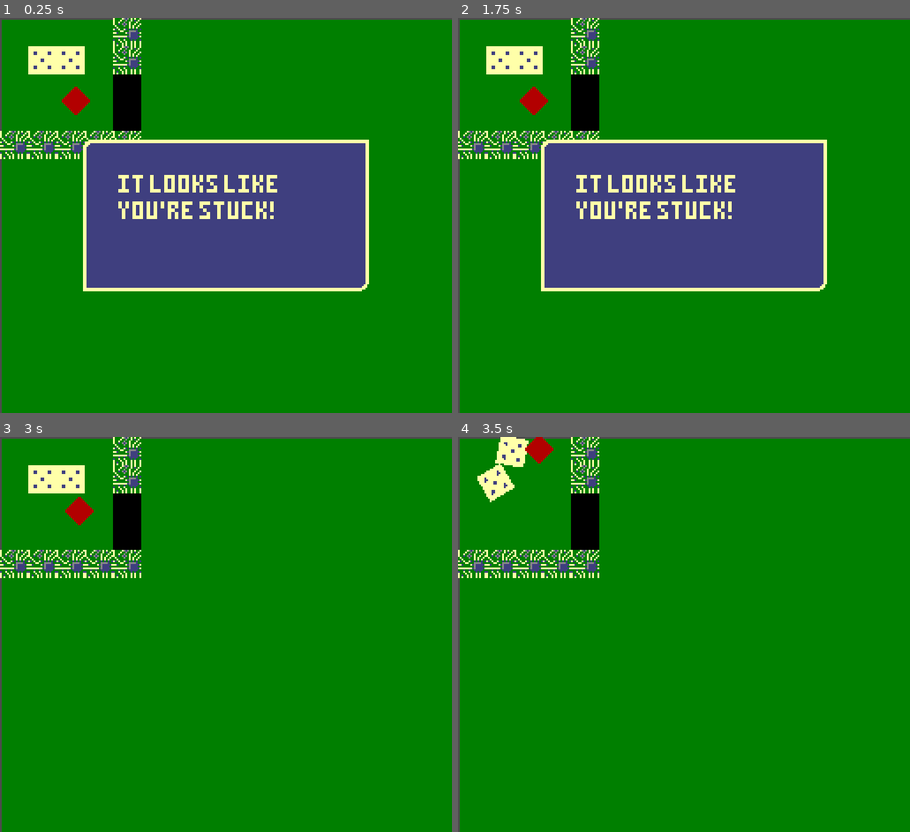
Above: before the commit, frames 1-4 (two rows, left to right).
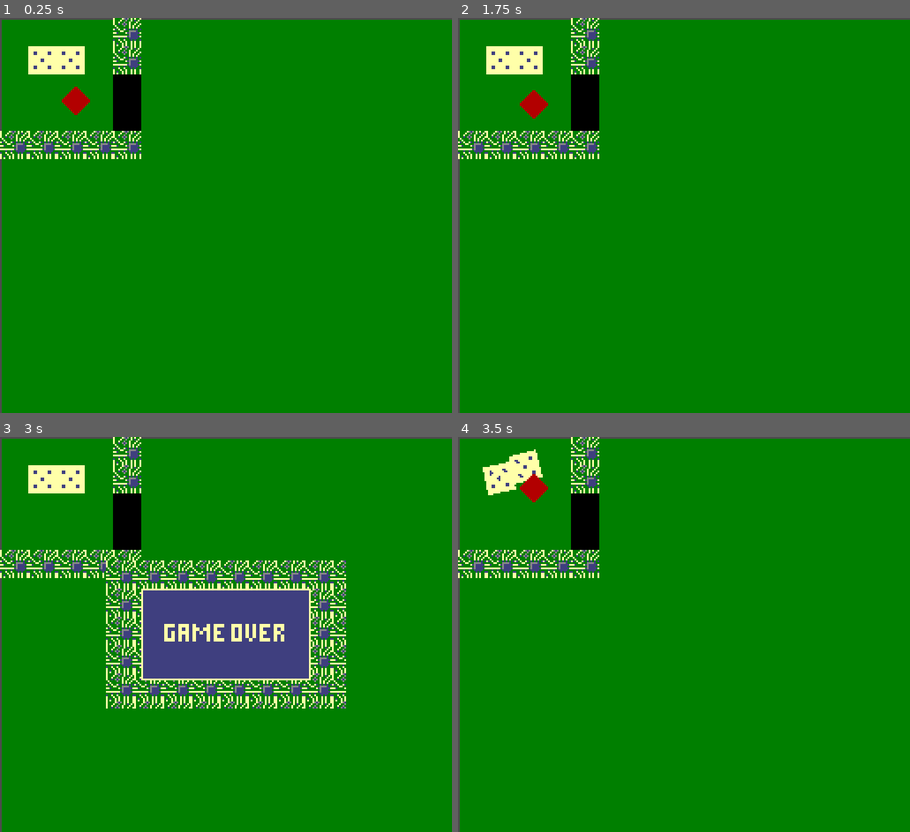
Above: after the commit, the same moments.

Repository: jonathandavidlewis/pair-programming-jam-00
Game: Godot game, scene res://src/Level001.tscn
Same seed, same stepped clock (60 frames per second), same inputs: the game is played once before the commit and once after it. This scene is started directly instead of the project's main scene. Sound files missing from this copy of the repository are replaced by a short silence.
Inputs:
- Up to frame 1 (0.25 s): no input
- Up to frame 2 (1.75 s): tap Enter (ui_accept) at 0.5, 0.77, 1.52 s; hold Right (ui_right) 0.53-1.28 s; hold Down (ui_down) from 1.28 s (still down)
- Up to frame 3 (3 s): release Down (ui_down) at 2.03 s; hold Right (ui_right) 2.03-2.78 s; tap Enter (ui_accept) at 2.75 s; hold Up (ui_up) from 2.78 s (still down)
- Up to frame 4 (3.5 s): keep holding Up (ui_up); tap Enter (ui_accept) at 3.02 s

The runs differ from the first frame. In frame 1, 24% of the frame differs, in the area x 18-82%, y 30-70%; in frame 2, 24%, in the area x 13-82%, y 17-70%; in frame 3, 14%; in frame 4, 1.4%.

Commit message:
remove unused node and function and comment.

Diff:
--- a/project/src/DialogManager.gd
+++ b/project/src/DialogManager.gd
@@ -13,15 +13,12 @@
 func _ready():
 	Signals.connect("all_goals_completed", self, "_on_all_goals_completed")
 	Signals.connect("player_died", self, "_on_player_died")
-	open_dialog("ItLooksLikeUrStuck")
 
 func _input(event):
 	if DIALOG_POPUP.visible and event.is_action_pressed("ui_accept"):
 		close_dialog()
 
 func _on_all_goals_completed():
-	# TODO: actually completele level??
-	# open dialog on level complete!!
 	open_dialog("LevelComplete", "level_completed")
 
 func _on_popup_hidden():
@@ -45,9 +42,6 @@
 	else:
 		Signals.emit_signal(on_close_signal_name, level)
 
-func show_end_level():
-	open_dialog("LevelComplete")
-
 func create_dialogs_dict(dialogs) -> Dictionary:
 	var dialogs_dict = {}
 	for dialog_node in dialogs:
--- a/project/src/DialogManager.tscn
+++ b/project/src/DialogManager.tscn
@@ -1,28 +1,9 @@
-[gd_scene load_steps=6 format=2]
+[gd_scene load_steps=5 format=2]
 
 [ext_resource path="res://src/GameDialog.tscn" type="PackedScene" id=1]
 [ext_resource path="res://src/DialogManager.gd" type="Script" id=2]
 [ext_resource path="res://asset/ui-theme.tres" type="Theme" id=3]
 [ext_resource path="res://src/GameOver.tscn" type="PackedScene" id=4]
-
-[sub_resource type="GDScript" id=3]
-script/source = "extends Node
-
-
-# Declare member variables here. Examples:
-# var a = 2
-# var b = \"text\"
-
-
-# Called when the node enters the scene tree for the first time.
-func _ready():
-	pass # Replace with function body.
-
-
-# Called every frame. 'delta' is the elapsed time since the previous frame.
-#func _process(delta):
-#	pass
-"
 
 [node name="DialogManager" type="Node"]
 pause_mode = 2
@@ -42,14 +23,74 @@
 theme = ExtResource( 3 )
 
 [node name="Dialog" type="Control" parent="PopupDialog"]
-visible = false
 theme = ExtResource( 3 )
-script = SubResource( 3 )
 
 [node name="LevelComplete" parent="PopupDialog/Dialog" instance=ExtResource( 1 )]
+visible = false
 
 [node name="ItLooksLikeUrStuck" parent="PopupDialog/Dialog" instance=ExtResource( 1 )]
-text = "It looks like you're stuck!"
+visible = false
+margin_left = 9.0
+margin_top = 11.0
+margin_right = 153.0
+margin_bottom = 75.0
+text = "It looks like your stuck."
+
+[node name="SToMove" parent="PopupDialog/Dialog" instance=ExtResource( 1 )]
+visible = false
+margin_left = 9.0
+margin_top = 11.0
+margin_right = 153.0
+margin_bottom = 75.0
+text = "You can Press [S] to move down."
+
+[node name="WToMove" parent="PopupDialog/Dialog" instance=ExtResource( 1 )]
+visible = false
+margin_left = 9.0
+margin_top = 11.0
+margin_right = 153.0
+margin_bottom = 75.0
+text = "You can Press [W] to move up."
+
+[node name="AToMove" parent="PopupDialog/Dialog" instance=ExtResource( 1 )]
+visible = false
+margin_left = 9.0
+margin_top = 11.0
+margin_right = 153.0
+margin_bottom = 75.0
+text = "You can Press [A] to move Left."
+
+[node name="DToMove" parent="PopupDialog/Dialog" instance=ExtResource( 1 )]
+visible = false
+margin_left = 9.0
+margin_top = 11.0
+margin_right = 153.0
+margin_bottom = 75.0
+text = "You can Press [D] to move East."
+
+[node name="SpaceToClose" parent="PopupDialog/Dialog" instance=ExtResource( 1 )]
+visible = false
+margin_left = 9.0
+margin_top = 11.0
+margin_right = 153.0
+margin_bottom = 75.0
+text = "You can Press [SPACE] to close dialogs..."
+
+[node name="Sorry" parent="PopupDialog/Dialog" instance=ExtResource( 1 )]
+visible = false
+margin_left = 9.0
+margin_top = 11.0
+margin_right = 153.0
+margin_bottom = 75.0
+text = "...Sorry I forgot to tell you that before. "
+
+[node name="RememberHowMove" parent="PopupDialog/Dialog" instance=ExtResource( 1 )]
+visible = false
+margin_left = 9.0
+margin_top = 11.0
+margin_right = 153.0
+margin_bottom = 75.0
+text = "Do you remember how to move down?"
 
 [node name="DialogContainer" parent="PopupDialog" instance=ExtResource( 1 )]
 margin_bottom = 51.0
